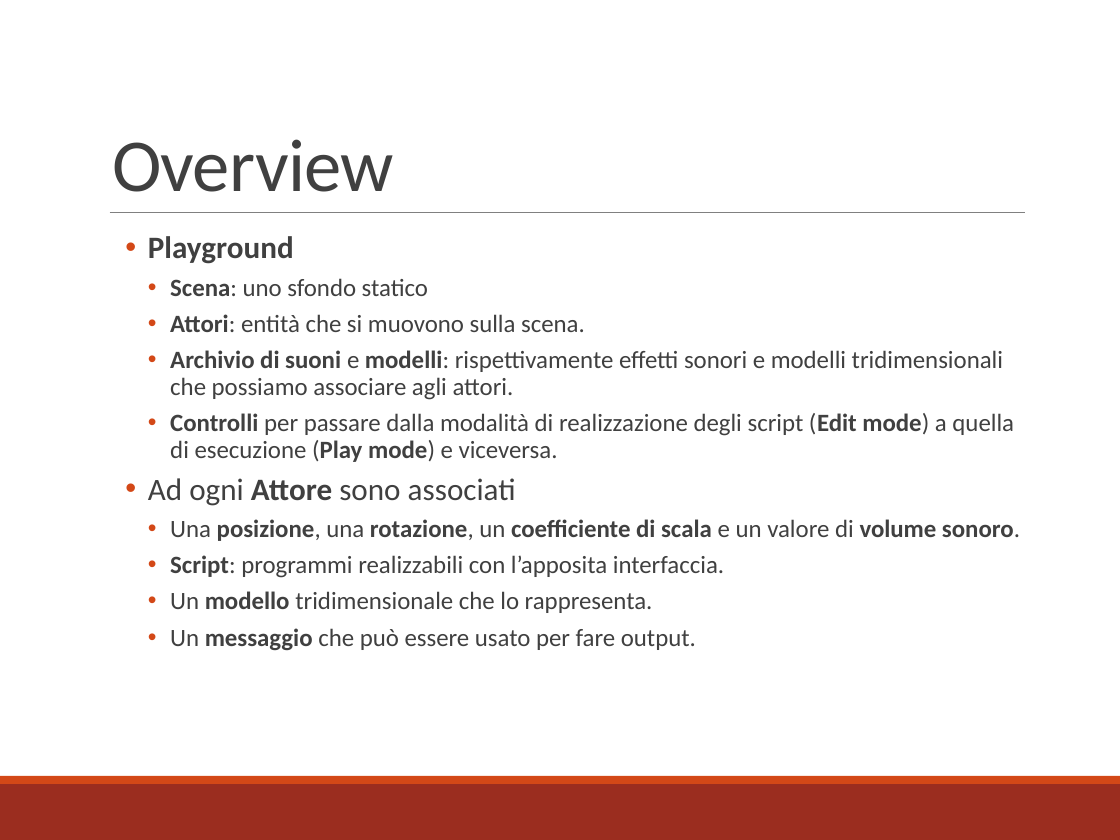
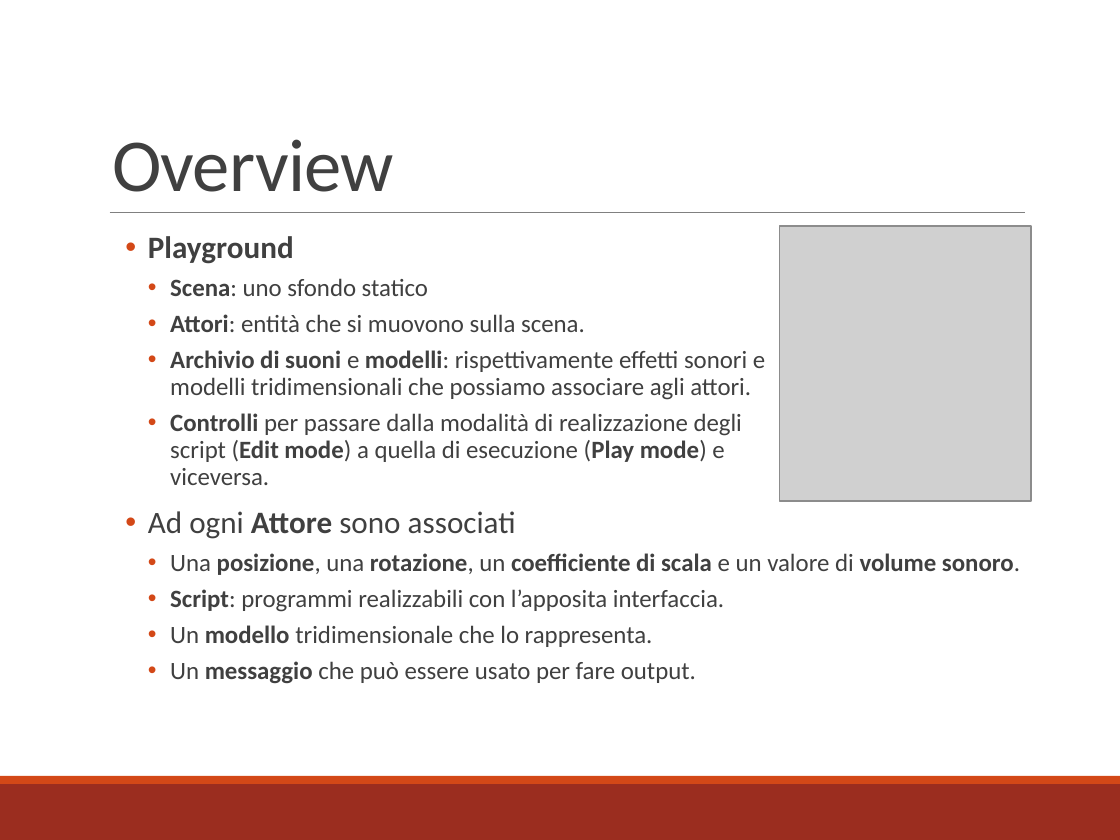
Before and after one commit to mbosc/scartch, a slide deck: slide 4 of Presentazione.pptx. Drawn at 1120x840 pixels with LibreOffice and Linux fonts; fonts in the diff are those of the drawing; grey boxes stand for pictures. Boxes give left, top, right and bottom in pixels: in the first picture for what was removed or moved away, otherwise in the second. Text is boxed around its words. In the diff, an @@ line names an element or a change of style, - is before the commit and + after.

```diff
--- a/Presentazione.pptx
+++ b/Presentazione.pptx
@@ picture added at box(780, 226, 1030, 502) @@
@@ text at box(148, 478, 1020, 650): paragraphs removed @@
-  • Ad ogni Attore sono associati
-    • Una posizione, una rotazione, un coefficiente di scala e un valore di volume sonoro.
-    • Script: programmi realizzabili con l’apposita interfaccia.
-    • Un modello tridimensionale che lo rappresenta.
-    • Un messaggio che può essere usato per fare output.
@@ text added at box(148, 511, 1020, 683), 16 pt, text #404040 @@
+  • Ad ogni Attore sono associati
+    • Una posizione, una rotazione, un coefficiente di scala e un valore di volume sonoro.
+    • Script: programmi realizzabili con l’apposita interfaccia.
+    • Un modello tridimensionale che lo rappresenta.
+    • Un messaggio che può essere usato per fare output.
```
Also in this commit, not shown: 4 other slides changed, 40 other files.
